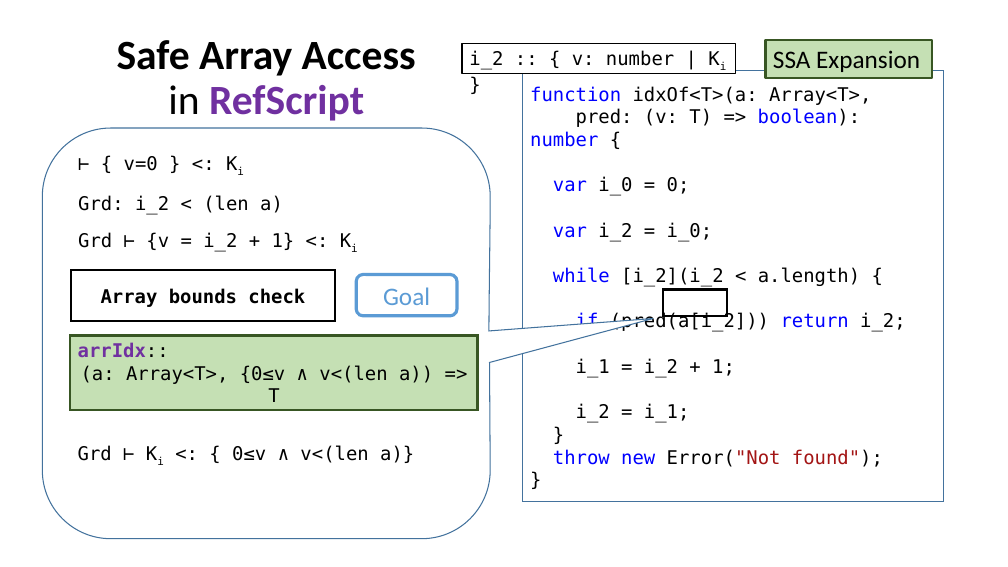
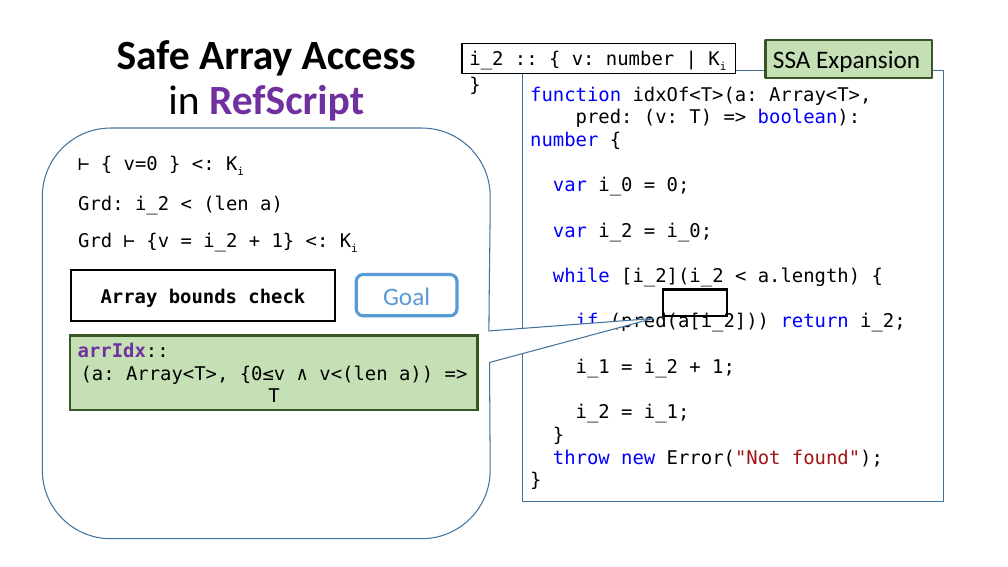
Before and after one commit to UCSD-PL/refscript, a slide deck: slide 27 of doc/talk/RefScript.pptx (slide 32 before the commit). Drawn at 1008x567 pixels with LibreOffice and Linux fonts; fonts in the diff are those of the drawing. Boxes give left, top, right and bottom in pixels: in the first picture for what was removed or moved away, otherwise in the second. Text is boxed around its words. In the diff, an @@ line names an element or a change of style, - is before the commit and + after.

```diff
--- a/doc/talk/RefScript.pptx
+++ b/doc/talk/RefScript.pptx
@@ text removed at [78,445,414,463] @@
-Grd ⊢ Ki <: { 0≤v ∧ v<(len a)}
```
Also in this commit, not shown: 22 other slides changed, 5 slides added.
